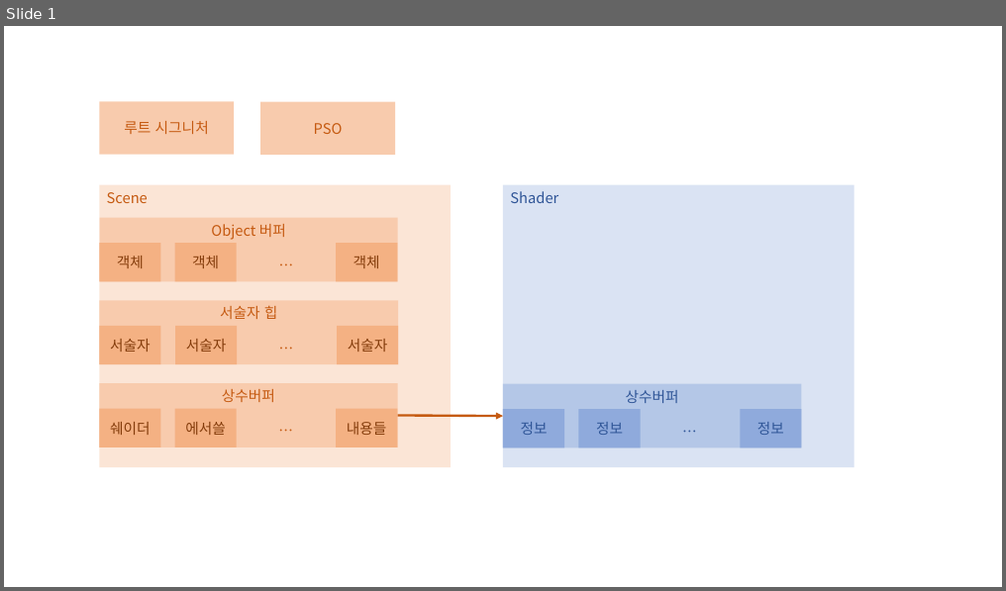
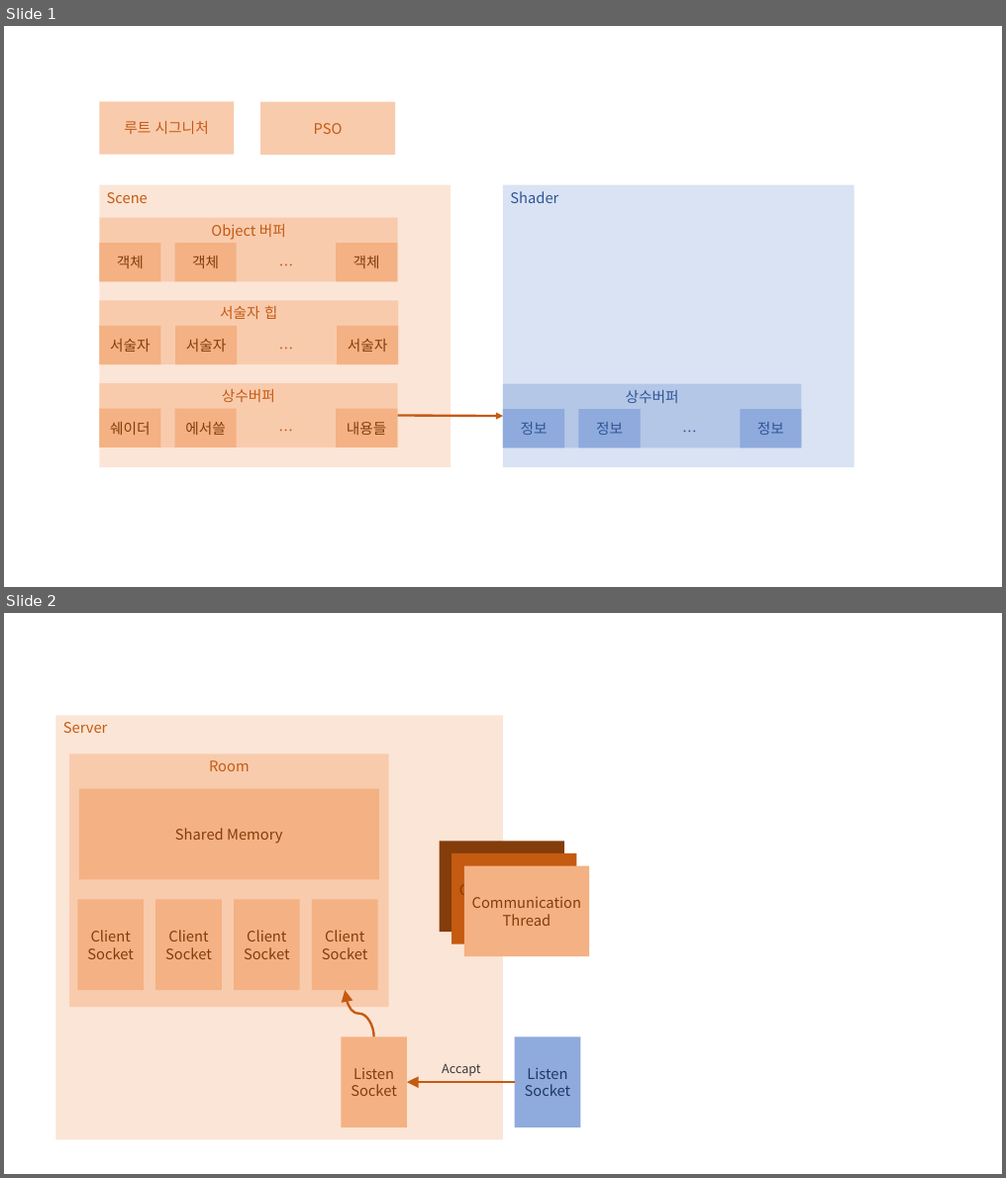
Before and after one commit to mado0421/morphosis, a slide deck: 문서/생각정리.pptx. Shown one above the other, each under a label of ours: slide 1 before the commit, slides 1 and 2 after it. The pictures are 1006x591 and 1006x1178 pixels, drawn with LibreOffice and Linux fonts; fonts in the diff are those of the drawing. Boxes give left, top, right and bottom in pixels: in the first picture for what was removed or moved away, otherwise in the second. Text is boxed around its words. In the diff, an @@ line names an element or a change of style, - is before the commit and + after.

```diff
--- a/문서/생각정리.pptx
+++ b/문서/생각정리.pptx
@@ slide 2 added at [4,613,1002,1174], background #FFFFFF @@
@@ rectangle added at [55,716,503,1140], fill #FBE5D6, 14 pt, text #C55A11 @@
+Server
@@ rectangle added at [70,754,389,1007], fill #F8CBAD, 14 pt, text #C55A11 @@
+Room
@@ rectangle added at [79,789,379,879], fill #F4B183, 14 pt, text #843C0B @@
+Shared Memory
@@ rectangle added at [439,842,564,932], fill #843C0B, 14 pt, text #843C0B @@
+Communication
+Thread
@@ rectangle added at [451,854,576,944], fill #C55A11, 14 pt, text #843C0B @@
+Communication
+Thread
@@ rectangle added at [464,866,589,957], fill #F4B183, 14 pt, text #843C0B @@
+Communication
+Thread
@@ rectangle added at [77,900,144,990], fill #F4B183, 14 pt, text #843C0B @@
+Client
+Socket
@@ rectangle added at [156,900,222,990], fill #F4B183, 14 pt, text #843C0B @@
+Client
+Socket
@@ rectangle added at [234,900,300,990], fill #F4B183, 14 pt, text #843C0B @@
+Client
+Socket
@@ rectangle added at [312,900,377,990], fill #F4B183, 14 pt, text #843C0B @@
+Client
+Socket
@@ curved arrow added from (374, 1038) to (345, 990), #C55A11 2.25 pt @@
@@ rectangle added at [341,1038,407,1128], fill #F4B183, 14 pt, text #843C0B @@
+Listen
+Socket
@@ rectangle added at [515,1038,580,1128], fill #8FAADC, 14 pt, text #203864 @@
+Listen
+Socket
@@ arrow added from (515, 1082) to (407, 1082), #C55A11 2.25 pt @@
@@ text added at [442,1064,480,1076], 12 pt, text #3B3838 @@
+Accapt
```
Also in this commit, not shown: 1 other slide added, 2 slides removed, 15 other files.
